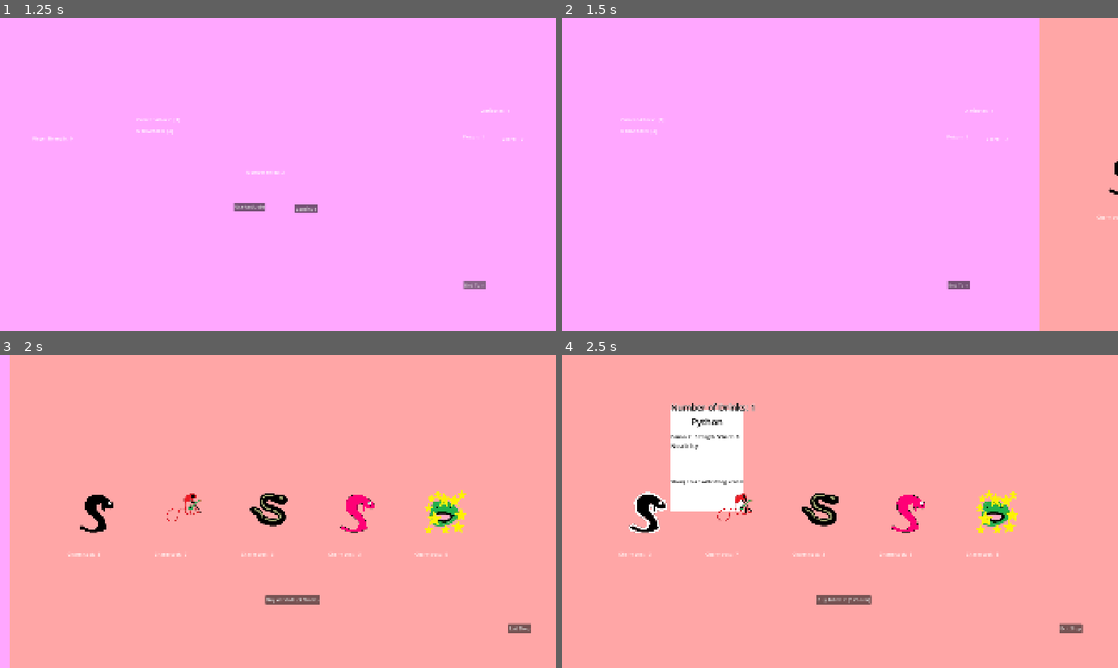
Above: before the commit, frames 1-4 (two rows, left to right).
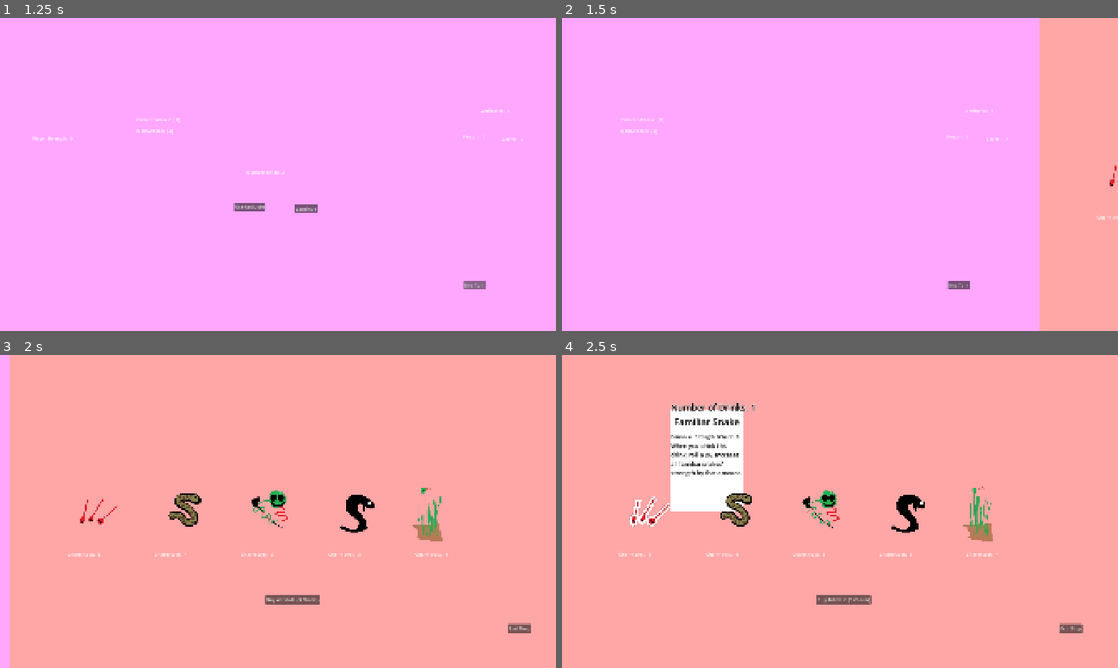
Above: after the commit, the same moments.

Repository: Novali91/Snakeeyes
Game: Godot game, scene res://01_Managers/01_StateManager/top_state_machine.tscn
Same seed, same stepped clock (60 frames per second), same inputs: the game is played once before the commit and once after it.
Inputs (mouse positions are in pixels of both pictures, inside the frame that each line leads up to):
- Up to frame 1 (1.25 s): click "End Turn" at 0.5 s
- Up to frame 2 (1.5 s): click "Continue" at 1.25 s
- Up to frame 3 (2 s): no input
- Up to frame 4 (2.5 s): move the mouse to (662, 511) at 2.02 s; hold Right (right) from 2.03 s (still down); click (662, 511) at 2.17 s

Frame 1 is identical in both runs. In frame 2, less than 0.1% of the frame differs, in the area x 98-100%, y 45-57%; in frame 3, 2.5%; in frame 4, 3.5%, in the area x 12-82%, y 20-65%.

Commit message:
On-buy implementation

Diff:
--- a/01_Managers/01_StateManager/01_States/02_Play/ability_helper.gd
+++ b/01_Managers/01_StateManager/01_States/02_Play/ability_helper.gd
@@ -17,6 +17,7 @@
 const FAMILIAR_SNAKE: int = 10
 const CHARMING_SNAKE: int = 11
 const SNAKE_OF_ASCLEPIUS: int = 12
+const KING_COBRA: int = 13
 
 func trigger_ability(ind: int, drink_position: Vector2) -> void:
 	match ind:
@@ -30,7 +31,6 @@
 			## Maybe bring up some ui for the selection?
 			## Make it so you can't end turn while selecting?
 			var chosen_drink: Drink = await sm.hand_manager.ability_helper.choose_drink()
-			sm.deck_manager.return_to_drawpile(chosen_drink)
 			sm.hand_manager.ability_helper.give_drink_retain(chosen_drink)
 			sm.camera_manager.unlock_camera()
 		PLACEBOA:
@@ -57,11 +57,7 @@
 			play_state.play_card(clairvoyant_drink, drink_position)
 			sm.camera_manager.unlock_camera()
 		CANNIBAL_SNAKE:
-			sm.camera_manager.switch_screen(sm.camera_manager.LEFT)
-			sm.camera_manager.lock_camera()
-			var snake: Snake = await sm.deck_manager.ability_helper.choose_snake()
-			sm.deck_manager.remove_snake(snake)
-			sm.camera_manager.unlock_camera()
+			remove_snake()
 			pass
 		HYDRA:
 			sm.camera_manager.switch_screen(sm.camera_manager.LEFT)
@@ -87,7 +83,8 @@
 			GS.antidote_num += 1
 			sm.antidote_count.set_value(GS.antidote_num)
 			pass
-
+		_:
+			return
 
 func draw_cards(num: int) -> void:
 	var num_drinks = sm.hand_manager.get_num_drinks()
@@ -106,3 +103,10 @@
 
 func _reshuffle_draw_pile() -> void:
 	sm.deck_manager.reshuffle_drawpile()
+
+func remove_snake() -> void:
+	sm.camera_manager.switch_screen(sm.camera_manager.LEFT)
+	sm.camera_manager.lock_camera()
+	var snake: Snake = await sm.deck_manager.ability_helper.choose_snake()
+	sm.deck_manager.remove_snake(snake)
+	sm.camera_manager.unlock_camera()
--- a/01_Managers/01_StateManager/01_States/02_Play/play_state.gd
+++ b/01_Managers/01_StateManager/01_States/02_Play/play_state.gd
@@ -1,16 +1,12 @@
 class_name PlayState
 extends TopState
-
-@onready var _ability_helper: AbilityHelper = $AbilityHelper
 
 func setup() -> void:
 	sm.end_turn_button.pressed.connect(_end_turn)
 	sm.hand_manager.drink_drank.connect(play_card)
-	_ability_helper.sm = sm
-	_ability_helper.play_state = self
 
 func enter() -> void:
-	_ability_helper.draw_cards(5)
+	sm.ability_helper.draw_cards(5)
 	sm.hand_manager.drinks_drinkable = true
 	sm.end_turn_button.make_pressable()
 	sm.camera_manager.unlock_camera()
@@ -38,7 +34,7 @@
 
 	sm.charm_overlay.gain_charm(drink.charm, drink_position)
 
-	_ability_helper.trigger_ability(drink.special_ability, drink_position)
+	sm.ability_helper.trigger_ability(drink.special_ability, drink_position)
 
 	if GS.poison >= 12:
 		sm.switch_state(sm.States.PASS_OUT)
--- a/01_Managers/01_StateManager/01_States/05_Shop/shop_state.gd
+++ b/01_Managers/01_StateManager/01_States/05_Shop/shop_state.gd
@@ -31,6 +31,7 @@
 
 		var snake_copy = sm.shop_manager.create_snake(snake.attached_snake)
 		sm.deck_manager.add_snake(snake_copy)
+		sm.shop_manager.ability_helper.buy_snake(snake_copy)
 		sm.shop_manager.purchase_snake(snake)
 
 func _check_antidote() -> void:
--- a/01_Managers/01_StateManager/02_GameStats/game_stats.gd
+++ b/01_Managers/01_StateManager/02_GameStats/game_stats.gd
@@ -24,9 +24,6 @@
 ]
 
 var common_snakes: Array[SnakeResource] = [
-	load("res://02_Deck/02_Snakes/01_SpecificSnakes/green_viper.tres"),
-	load("res://02_Deck/02_Snakes/01_SpecificSnakes/red_viper.tres"),
-	load("res://02_Deck/02_Snakes/01_SpecificSnakes/blue_viper.tres"),
 	load("res://02_Deck/02_Snakes/01_SpecificSnakes/python.tres"),
 	load("res://02_Deck/02_Snakes/01_SpecificSnakes/tiger_keelback.tres"),
 	load("res://02_Deck/02_Snakes/01_SpecificSnakes/placeboa.tres"),
@@ -41,6 +38,7 @@
 	load("res://02_Deck/02_Snakes/01_SpecificSnakes/familiar_snake.tres"),
 	load("res://02_Deck/02_Snakes/01_SpecificSnakes/charming_snake.tres"),
 	load("res://02_Deck/02_Snakes/01_SpecificSnakes/asclepius_snake.tres"),
+	load("res://02_Deck/02_Snakes/01_SpecificSnakes/king_cobra.tres")
 ]
 
 var rare_snakes: Array[SnakeResource] = [
--- a/01_Managers/01_StateManager/top_state_machine.gd
+++ b/01_Managers/01_StateManager/top_state_machine.gd
@@ -39,12 +39,15 @@
 @onready var hand_manager: HandManager = %HandManager
 @onready var deck_manager: DeckManager = %DeckManager
 @onready var shop_manager: ShopManager = %ShopManager
+@onready var ability_helper: AbilityHelper = $AbilityHelper
 
 func _ready() -> void:
 	for state: TopState in _state_logic_dict.values():
 		state.sm = self
 		state.setup()
-
+	ability_helper.sm = self
+	shop_manager.ability_helper.top_ability_helper = ability_helper
+	ability_helper.play_state = _state_logic_dict[States.PLAY]
 	switch_state(States.SETUP_TURN)
 
 	_set_start_values()
--- a/01_Managers/01_StateManager/top_state_machine.tscn
+++ b/01_Managers/01_StateManager/top_state_machine.tscn
@@ -37,10 +37,6 @@
 script = ExtResource("3_j2eob")
 metadata/_custom_type_script = "uid://eas41130dh2s"
 
-[node name="AbilityHelper" type="Node" parent="States/PlayState" unique_id=626357996]
-script = ExtResource("4_mg5ld")
-metadata/_custom_type_script = "uid://cnqf2nskskbax"
-
 [node name="PoisonRollState" type="Node" parent="States" unique_id=1250067155]
 script = ExtResource("4_r3ws3")
 metadata/_custom_type_script = "uid://blkwfhfovyhap"
@@ -60,6 +56,10 @@
 [node name="PassOutState" type="Node" parent="States" unique_id=1618980514]
 script = ExtResource("7_nvmhh")
 metadata/_custom_type_script = "uid://qamd3pd3uan8"
+
+[node name="AbilityHelper" type="Node" parent="." unique_id=626357996]
+script = ExtResource("4_mg5ld")
+metadata/_custom_type_script = "uid://cnqf2nskskbax"
 
 [node name="Background" type="Node2D" parent="." unique_id=707012221]
 
--- a/01_Managers/02_ShopManager/shop_ability_helper.gd
+++ b/01_Managers/02_ShopManager/shop_ability_helper.gd
@@ -1,9 +1,20 @@
 class_name ShopAbilityHelper
 extends Node
 
-var sm: ShopManager
+## Constants for snakes with on-bought effects
+const KING_COBRA: int = 13
+
+var shop_manager: ShopManager
+var top_ability_helper:  AbilityHelper
 
 func increase_antidote_count(increase: int) -> void:
 	## Maybe some visuals?
-	sm.antidote_stock += increase
+	shop_manager.antidote_stock += increase
 	return
+
+func buy_snake(snake: Snake) -> void:
+	match snake.current_drink.special_ability:
+		KING_COBRA:
+			top_ability_helper.remove_snake()
+		_:
+			return
--- a/01_Managers/02_ShopManager/shop_manager.gd
+++ b/01_Managers/02_ShopManager/shop_manager.gd
@@ -29,7 +29,7 @@
 var antidote_stock: int = 0
 
 func _ready() -> void:
-	ability_helper.sm = self
+	ability_helper.shop_manager = self
 	_tooltip_manager.child_was_clicked.connect(_snake_clicked)
 	_antidote_button.pressed.connect(_antidote_clicked)
 
--- /dev/null
+++ b/02_Deck/01_Drinks/01_SpecificDrinks/king_cobra.tres
@@ -0,0 +1,14 @@
+[gd_resource type="Resource" script_class="DrinkResource" format=3 uid="uid://f8fognhgjnwm"]
+
+[ext_resource type="Script" uid="uid://cysm36u2jsf44" path="res://02_Deck/01_Drinks/drink_resource.gd" id="1_op4ow"]
+[ext_resource type="Texture2D" uid="uid://bjvvl31o8nip7" path="res://05_Assets/01_Art/01_DevArt/red_snake.png" id="1_xcy0a"]
+
+[resource]
+script = ExtResource("1_op4ow")
+drink_name = "King Cobra Venom"
+drink_sprite = ExtResource("1_xcy0a")
+poison = 1
+strength = 3
+special_ability = 13
+description = ""
+metadata/_custom_type_script = "uid://cysm36u2jsf44"
--- /dev/null
+++ b/02_Deck/01_Drinks/01_SpecificDrinks/mutated_tiger_keelback_venom.tres
@@ -0,0 +1,9 @@
+[gd_resource type="Resource" script_class="DrinkResource" format=3 uid="uid://cc42qsku0v8u4"]
+
+[ext_resource type="Script" uid="uid://cysm36u2jsf44" path="res://02_Deck/01_Drinks/drink_resource.gd" id="1_q7ex7"]
+
+[resource]
+script = ExtResource("1_q7ex7")
+poison = 1
+charm = 2
+metadata/_custom_type_script = "uid://cysm36u2jsf44"
--- /dev/null
+++ b/02_Deck/02_Snakes/01_SpecificSnakes/king_cobra.tres
@@ -0,0 +1,15 @@
+[gd_resource type="Resource" script_class="SnakeResource" format=3 uid="uid://lmni6j4febli"]
+
+[ext_resource type="Resource" uid="uid://f8fognhgjnwm" path="res://02_Deck/01_Drinks/01_SpecificDrinks/king_cobra.tres" id="1_3v756"]
+[ext_resource type="Script" uid="uid://6sj3dk6frj4" path="res://02_Deck/02_Snakes/snake_resource.gd" id="1_yas5o"]
+[ext_resource type="Texture2D" uid="uid://74xiq8gf18vb" path="res://05_Assets/01_Art/01_DevArt/red_poison.png" id="3_ejmbg"]
+
+[resource]
+script = ExtResource("1_yas5o")
+snake_name = "King Cobra"
+drink_resource = ExtResource("1_3v756")
+snake_sprite = ExtResource("3_ejmbg")
+description = "On purchase, kill a snake permanently. "
+cost = 1
+rarity = "R"
+metadata/_custom_type_script = "uid://6sj3dk6frj4"
--- /dev/null
+++ b/02_Deck/02_Snakes/01_SpecificSnakes/mutated_tiger_keelback.tres
@@ -0,0 +1,11 @@
+[gd_resource type="Resource" script_class="SnakeResource" format=3 uid="uid://50bjoy8403su"]
+
+[ext_resource type="Script" uid="uid://6sj3dk6frj4" path="res://02_Deck/02_Snakes/snake_resource.gd" id="1_aphow"]
+[ext_resource type="Resource" uid="uid://cc42qsku0v8u4" path="res://02_Deck/01_Drinks/01_SpecificDrinks/mutated_tiger_keelback_venom.tres" id="1_jhwjx"]
+
+[resource]
+script = ExtResource("1_aphow")
+snake_name = "Mutated Tiger Keelback"
+drink_resource = ExtResource("1_jhwjx")
+num_drinks = 2
+metadata/_custom_type_script = "uid://6sj3dk6frj4"
